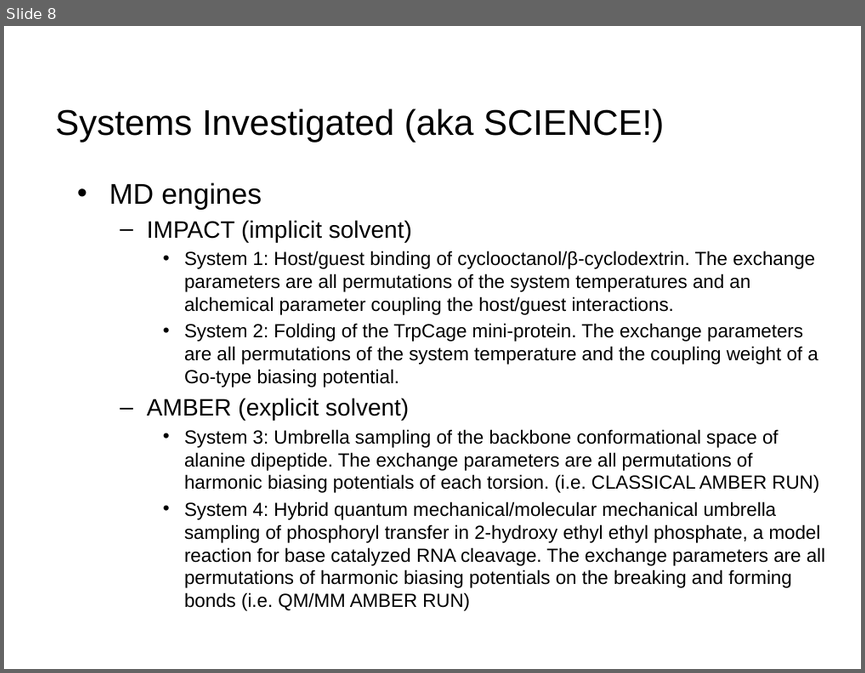
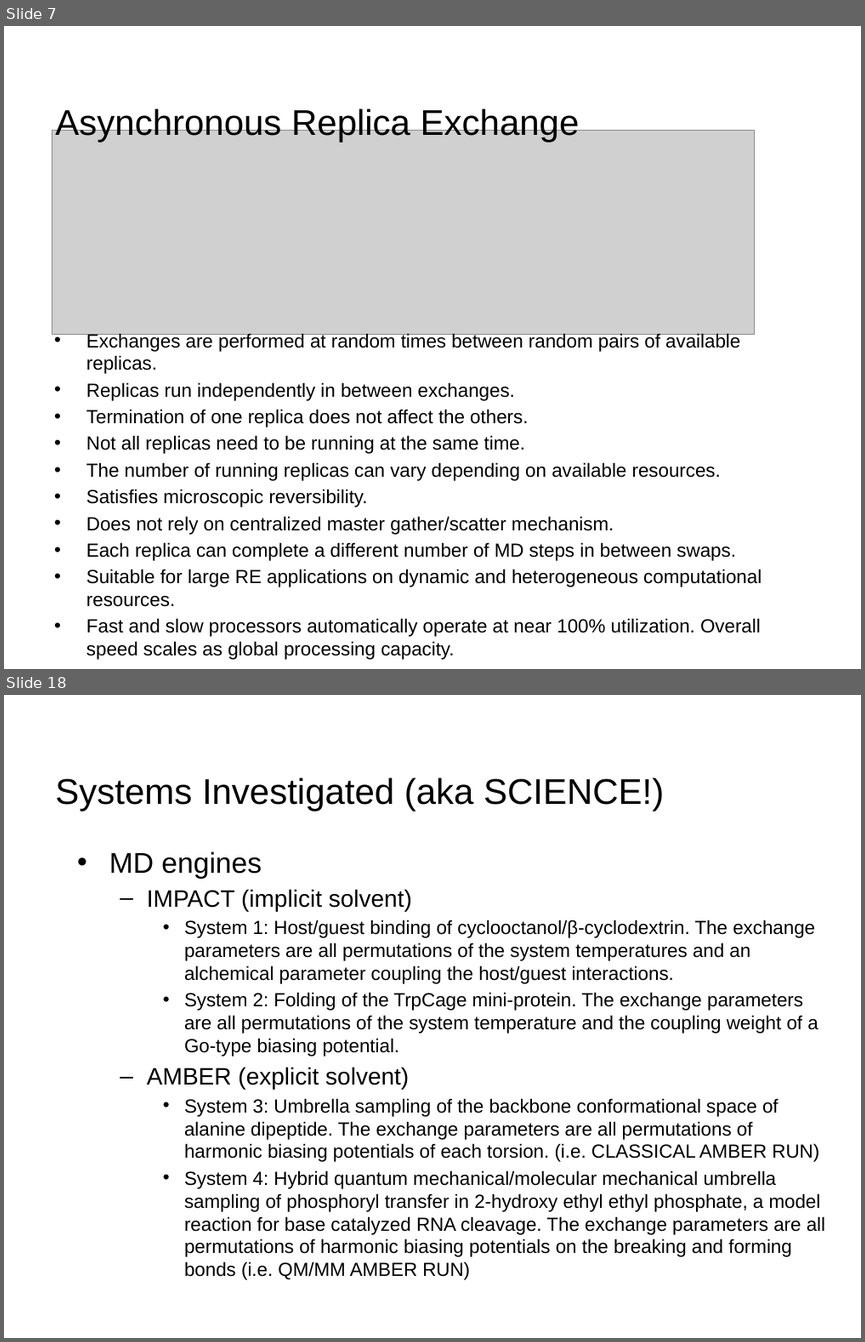
Before and after one commit to saga-project/presentations, a slide deck: 2013-XSEDE-CDI.pptx. Shown one above the other, each under a label of ours: slide 8 before the commit, slides 7 and 18 after it; the slides between them are not shown. The pictures are 865x673 and 865x1342 pixels, drawn with LibreOffice and Linux fonts; fonts in the diff are those of the drawing; grey boxes stand for pictures; background and template pictures are left out. Boxes give left, top, right and bottom in pixels: in the first picture for what was removed or moved away, otherwise in the second. Text is boxed around its words. In the diff, an @@ line names an element or a change of style, - is before the commit and + after.

```diff
--- a/2013-XSEDE-CDI.pptx
+++ b/2013-XSEDE-CDI.pptx
@@ slide 7 added at (4, 26, 861, 669), background #FFFFFF; not listed: 1 template element that a slide beside it also shows @@
@@ title added at (55, 107, 304, 427), 30 pt, text #000000 @@
+Asynchronous Replica Exchange
@@ picture added at (52, 131, 754, 335) @@
@@ text added at (86, 332, 761, 659), 16 pt, text #000000 @@
+• Exchanges are performed at random times between random pairs of available replicas.
+• Replicas run independently in between exchanges.
+• Termination of one replica does not affect the others.
+• Not all replicas need to be running at the same time.
+• The number of running replicas can vary depending on available resources.
+• Satisfies microscopic reversibility.
+• Does not rely on centralized master gather/scatter mechanism.
+• Each replica can complete a different number of MD steps in between swaps.
+• Suitable for large RE applications on dynamic and heterogeneous computational resources.
+• Fast and slow processors automatically operate at near 100% utilization. Overall speed scales as global processing capacity.
@@ what was slide 8 is now slide 18 @@
```
Also in this commit, not shown: 9 slides changed, 14 other slides added, 4 slides removed, 1 other file.
